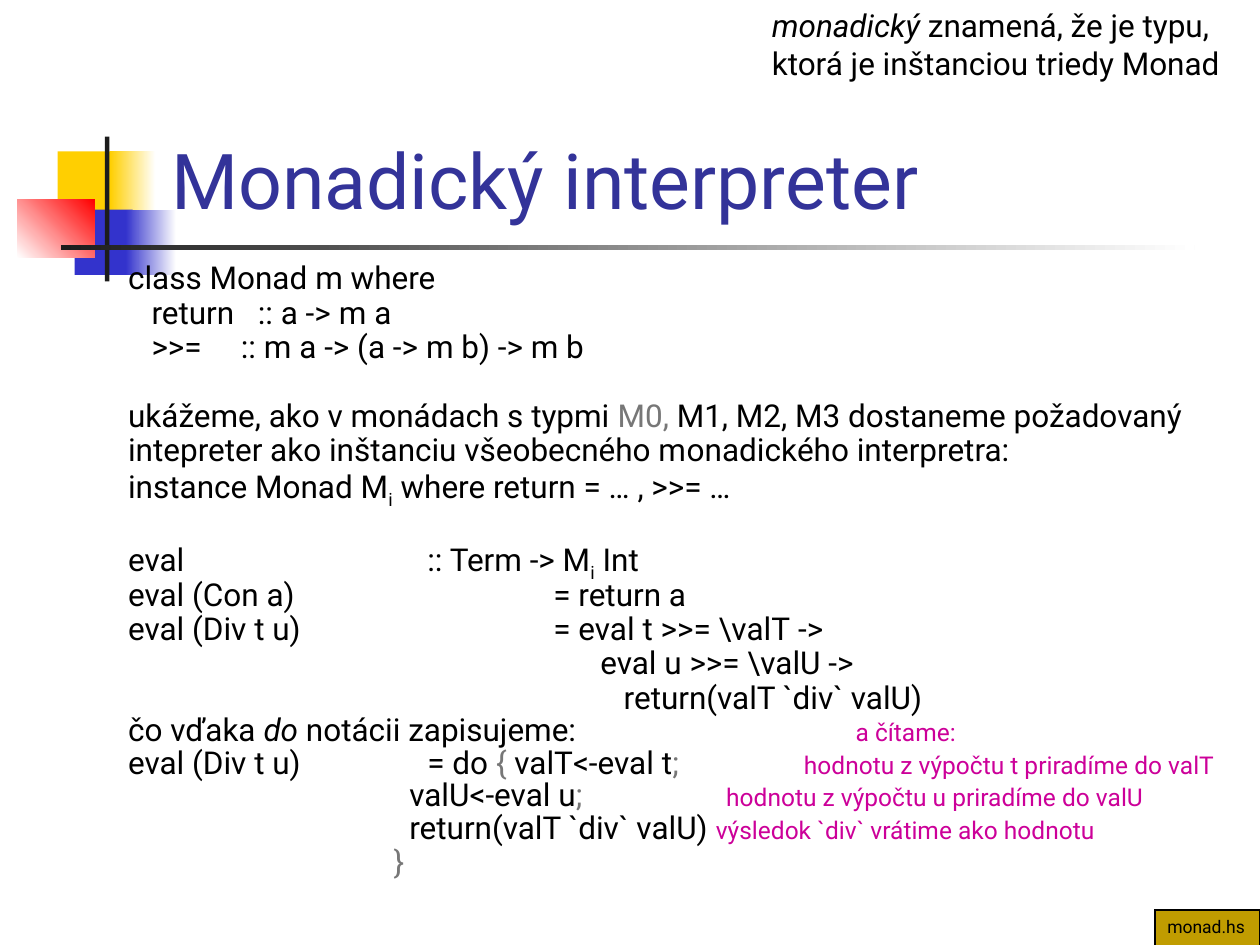
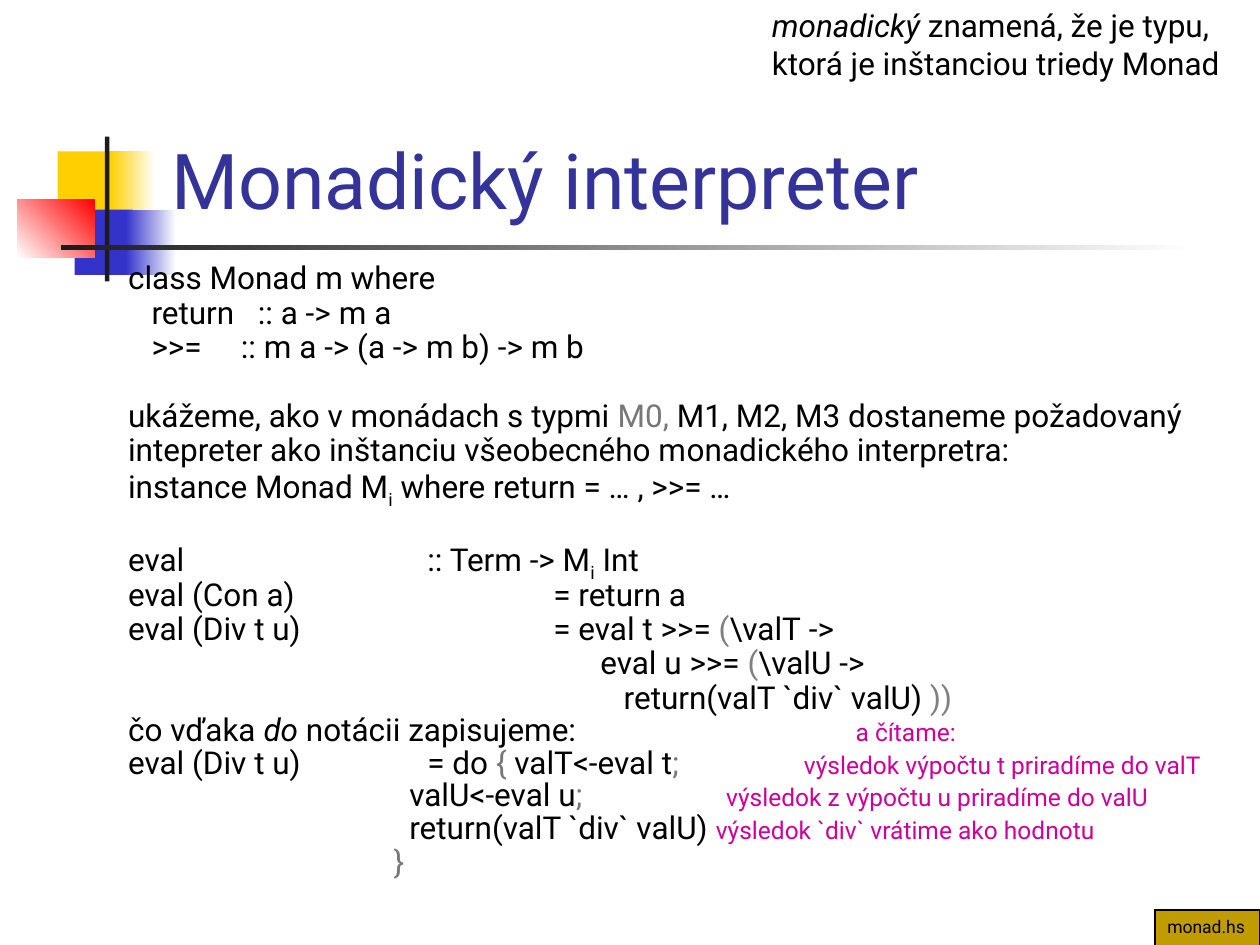
Before and after one commit to Funkcionalne/Prednasky, a slide deck: slide 8 of 12/12_fpro.ppt. Drawn at 1260x945 pixels with LibreOffice and Linux fonts; fonts in the diff are those of the drawing. Boxes give left, top, right and bottom in pixels: in the first picture for what was removed or moved away, otherwise in the second. Text is boxed around its words. In the diff, an @@ line names an element or a change of style, - is before the commit and + after.

```diff
--- a/12/12_fpro.ppt
+++ b/12/12_fpro.ppt
@@ text at box(128, 612, 922, 716): text changed @@
-eval (Div t u) = eval t >>= \valT ->
-eval u >>= \valU ->
-return(valT `div` valU)
+eval (Div t u) = eval t >>= (\valT ->
+eval u >>= (\valU ->
+return(valT `div` valU) ))
@@ text at box(128, 749, 1201, 812): text changed @@
-eval (Div t u) = do { valT<-eval t; hodnotu z výpočtu t priradíme do valT
-valU<-eval u; hodnotu z výpočtu u priradíme do valU
+eval (Div t u) = do { valT<-eval t; výsledok výpočtu t priradíme do valT
+valU<-eval u; výsledok z výpočtu u priradíme do valU
```
Also in this commit, not shown: 24 other slides changed, 1 slide added, 5 slides removed, 1 other file.
